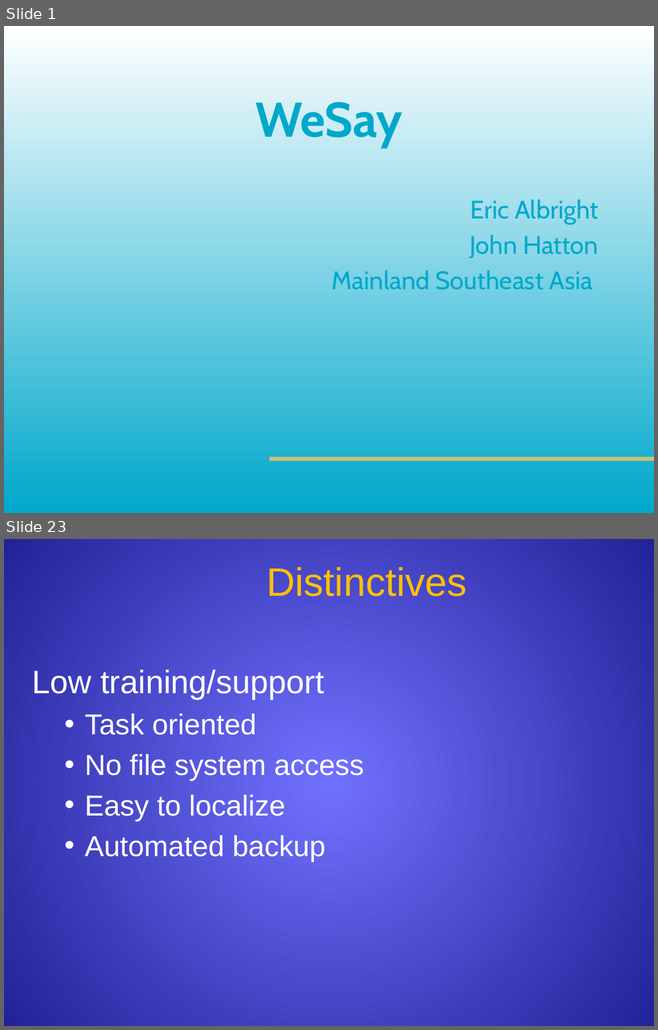
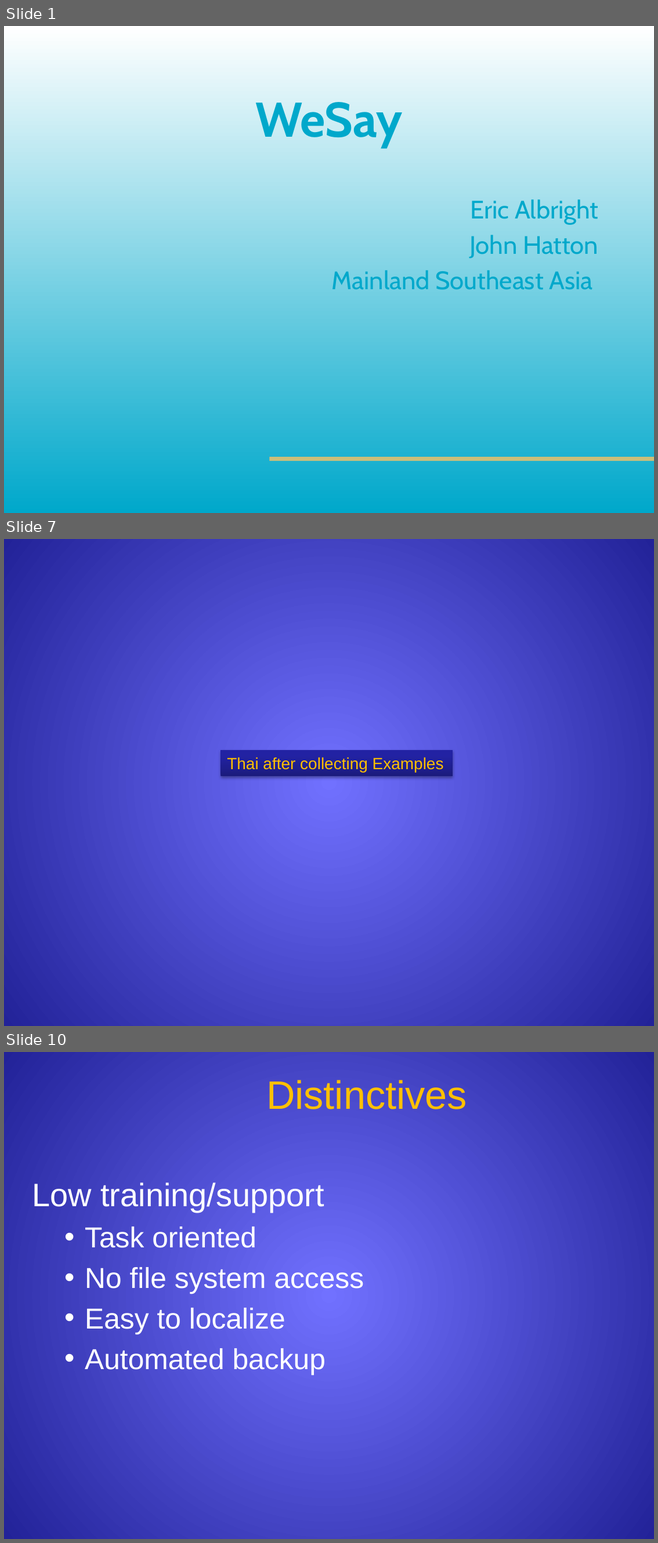
Before and after one commit to sillsdev/wesay, a slide deck: Presentations/CTC2006/V1.pptx. Shown one above the other, each under a label of ours: slides 1 and 23 before the commit, slides 1, 7 and 10 after it; the slides between them are not shown. The pictures are 658x1030 and 658x1543 pixels, drawn with LibreOffice and Linux fonts; fonts in the diff are those of the drawing; background and template pictures are left out. Boxes give left, top, right and bottom in pixels: in the first picture for what was removed or moved away, otherwise in the second. Text is boxed around its words. In the diff, an @@ line names an element or a change of style, - is before the commit and + after.

```diff
--- a/Presentations/CTC2006/V1.pptx
+++ b/Presentations/CTC2006/V1.pptx
@@ slide 7 added at <box>4,539,654,1026</box>, background gradient #7373FF to #222297 @@
@@ rectangle added at <box>220,750,452,776</box>, fill gradient #1B1B7E to #2323A3 to #2020A6, 18 pt, text #FFC000 @@
+Thai after collecting Examples
@@ what was slide 23 is now slide 10 @@
```
Also in this commit, not shown: 3 slides changed, 3 other slides added, 17 slides removed, 4 other files.
